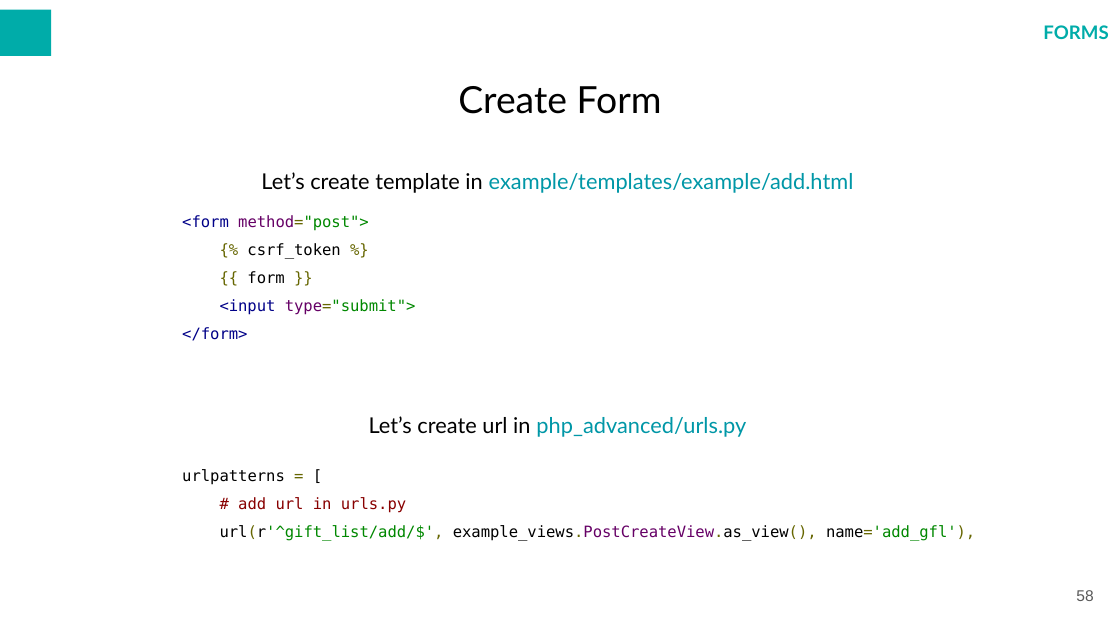
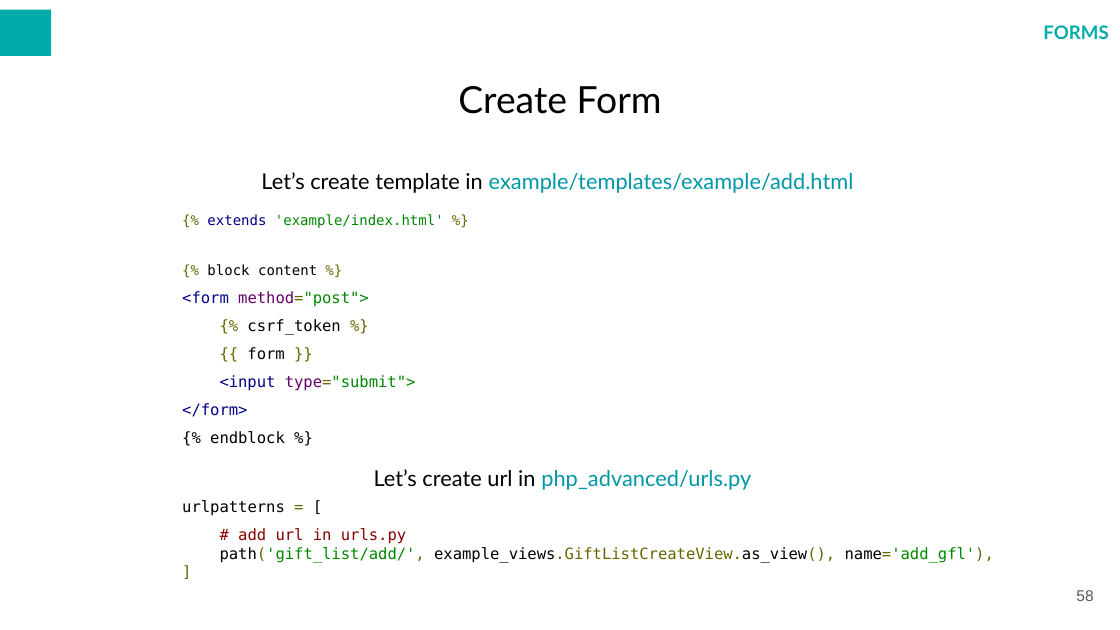
Before and after one commit to warcholprzemo/php-advanced, a slide deck: slide 58 of docs/PHP ADVANCED.odp. Drawn at 1120x630 pixels with LibreOffice and Linux fonts; fonts in the diff are those of the drawing; background and template pictures are left out. Boxes give left, top, right and bottom in pixels: in the first picture for what was removed or moved away, otherwise in the second. Text is boxed around its words. In the diff, an @@ line names an element or a change of style, - is before the commit and + after.

```diff
--- a/docs/PHP ADVANCED.odp
+++ b/docs/PHP ADVANCED.odp
@@ text at bbox=[182, 214, 444, 307]: text changed; size 10 to 9 pt @@
-<form method="post">
+{% extends 'example/index.html' %}
+{% block content %}
+<form method="post">
@@ text "Let’s create url in php_advanced/urls.py": place and size @@
-text "Let’s create url in php_advanced/urls.py" at bbox=[369, 416, 746, 437]
+text "Let’s create url in php_advanced/urls.py" at bbox=[374, 469, 751, 490]
@@ text at bbox=[210, 431, 285, 444]: paragraph added @@
+{% endblock %}
@@ text "urlpatterns = [": place and size @@
-text "urlpatterns = [" at bbox=[182, 469, 975, 541]
+text "urlpatterns = [" at bbox=[182, 500, 994, 563]
@@ text at bbox=[220, 547, 994, 563]: text changed; text colour #000000 to #666600 @@
-url(r'^gift_list/add/$', example_views.PostCreateView.as_view(), name='add_gfl'),
+path('gift_list/add/', example_views.GiftListCreateView.as_view(), name='add_gfl'),
+]
```
Also in this commit, not shown: 11 other slides changed, 9 other files.
